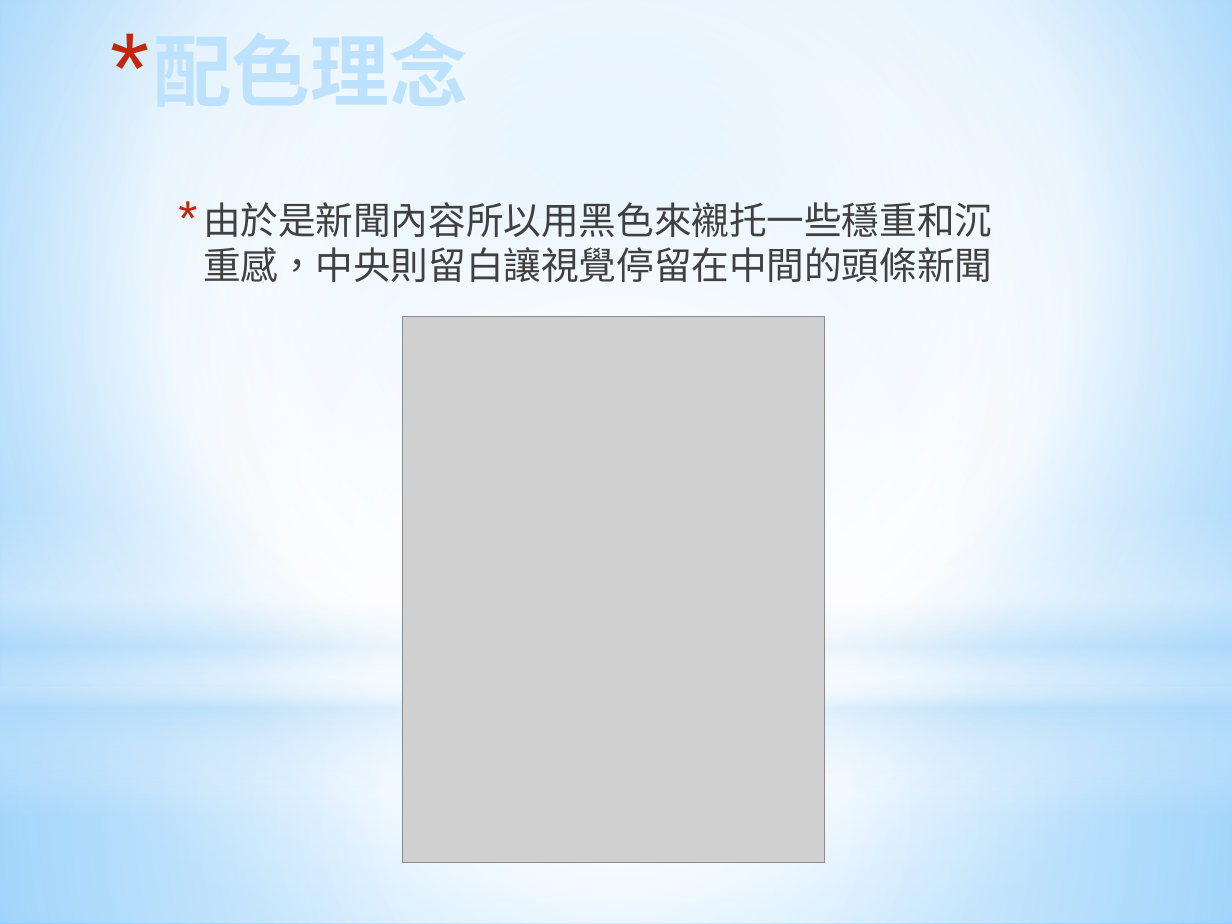
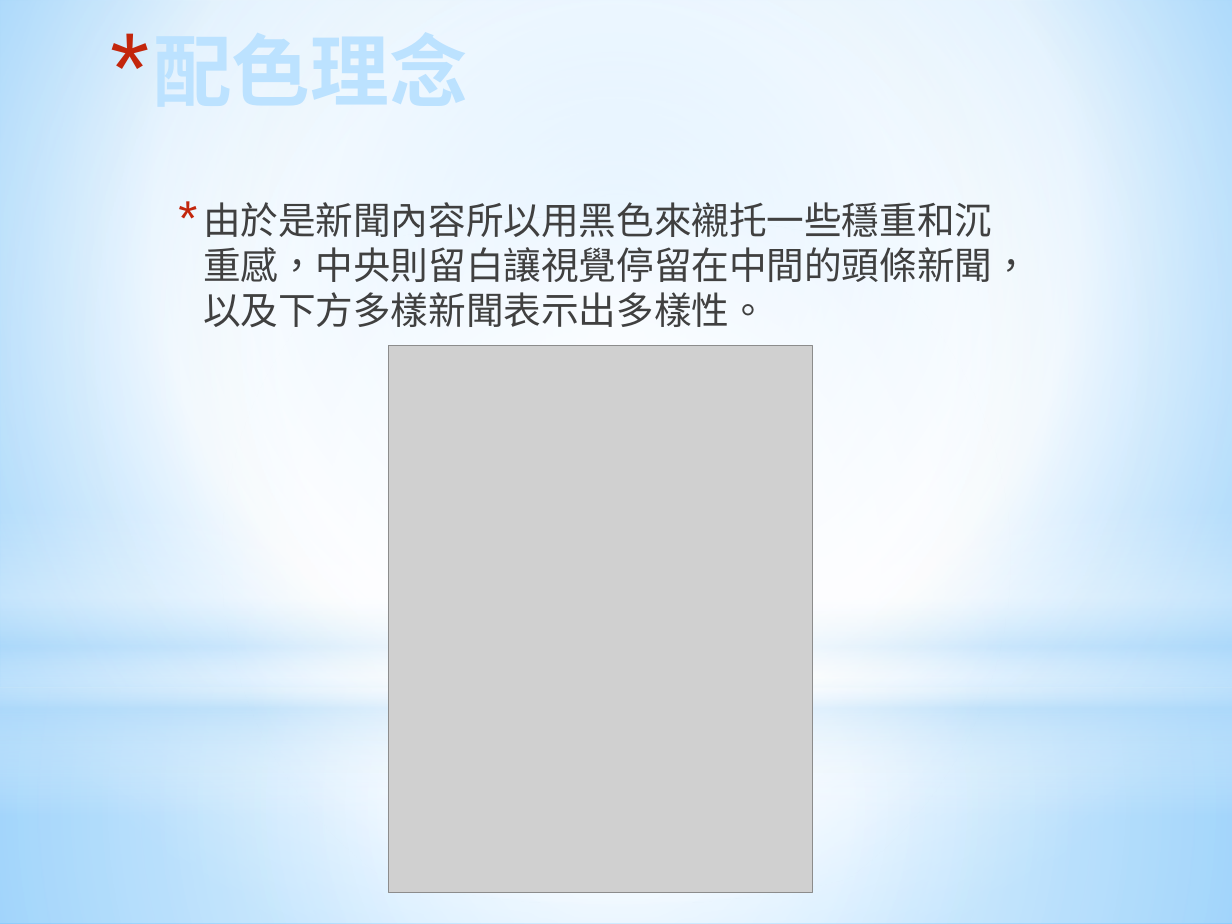
Before and after one commit to o0IH0o/GitWeb, a slide deck: slide 3 of HW5/設計理念.pptx. Drawn at 1232x924 pixels with LibreOffice and Linux fonts; fonts in the diff are those of the drawing; grey boxes stand for pictures. Boxes give left, top, right and bottom in pixels: in the first picture for what was removed or moved away, otherwise in the second. Text is boxed around its words. In the diff, an @@ line names an element or a change of style, - is before the commit and + after.

```diff
--- a/HW5/設計理念.pptx
+++ b/HW5/設計理念.pptx
@@ text at [203,202,1030,327]: text changed @@
-* 由於是新聞內容所以用黑色來襯托一些穩重和沉重感，中央則留白讓視覺停留在中間的頭條新聞
+* 由於是新聞內容所以用黑色來襯托一些穩重和沉重感，中央則留白讓視覺停留在中間的頭條新聞，以及下方多樣新聞表示出多樣性。
@@ picture: place and size @@
-picture at [403,317,825,862]
+picture at [388,346,812,893]
```
Also in this commit, not shown: 2 other slides changed, 5 other files.
